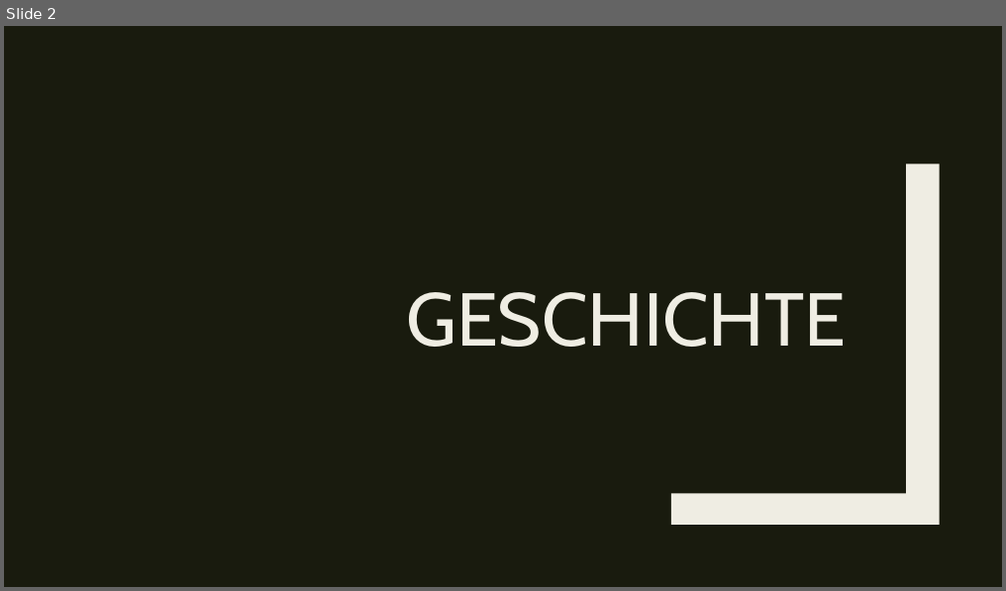
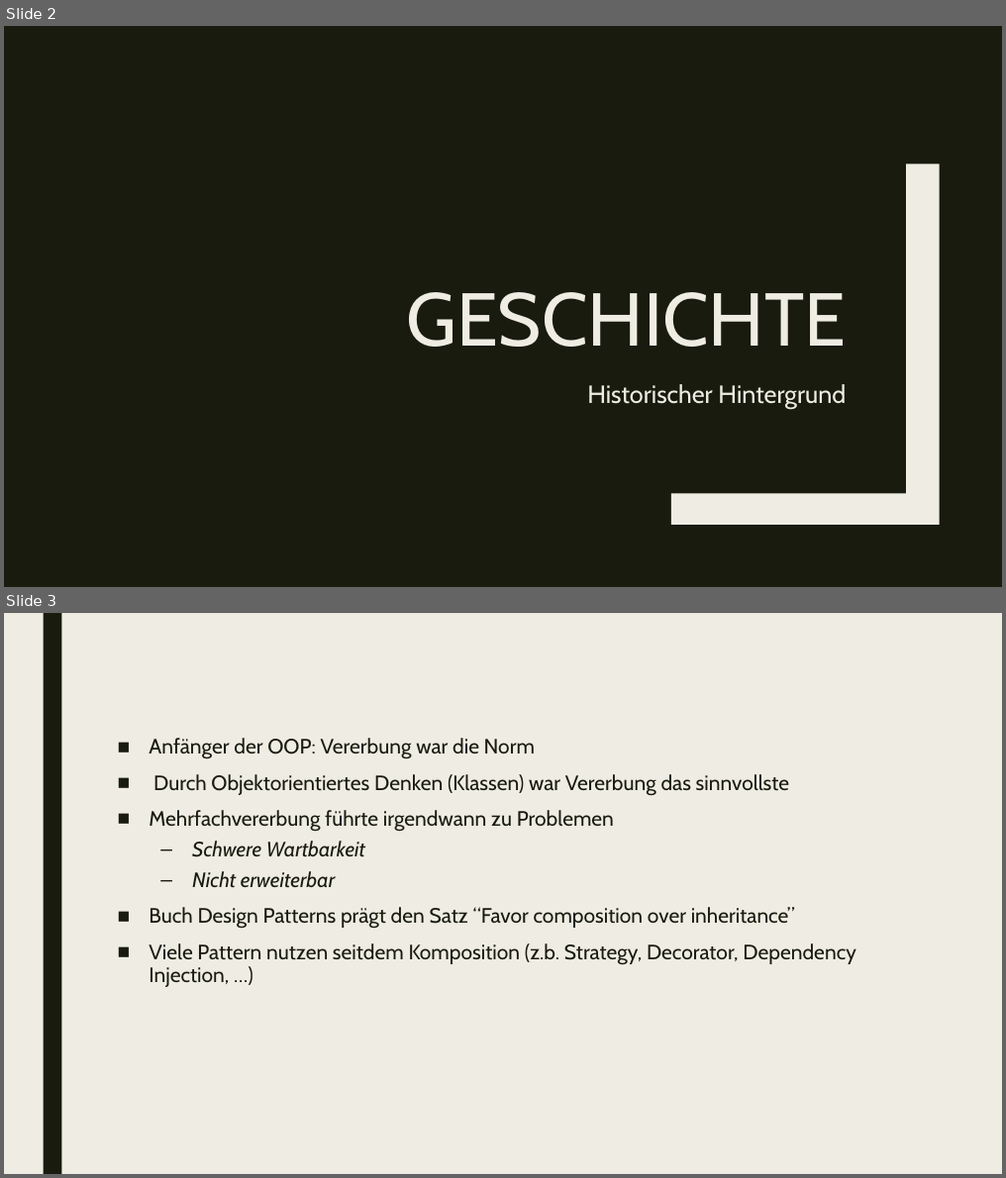
Before and after one commit to WahresDoUFi/Barcamp, a slide deck: composition_over_inheritance.pptx. Shown one above the other, each under a label of ours: slide 2 before the commit, slides 2 and 3 after it. The pictures are 1006x591 and 1006x1178 pixels, drawn with LibreOffice and Linux fonts; fonts in the diff are those of the drawing. Boxes give left, top, right and bottom in pixels: in the first picture for what was removed or moved away, otherwise in the second. Text is boxed around its words. In the diff, an @@ line names an element or a change of style, - is before the commit and + after.

```diff
--- a/composition_over_inheritance.pptx
+++ b/composition_over_inheritance.pptx
@@ slide 3 added at (x1=4, y1=613, x2=1002, y2=1174), background #EFEDE3 @@
@@ rectangle added at (x1=43, y1=613, x2=61, y2=1174), fill #191B0E @@
@@ text added at (x1=149, y1=738, x2=856, y2=987), 20 pt, text #191B0E @@
+■ Anfänger der OOP: Vererbung war die Norm
+■ Durch Objektorientiertes Denken (Klassen) war Vererbung das sinnvollste
+■ Mehrfachvererbung führte irgendwann zu Problemen
+  – Schwere Wartbarkeit
+  – Nicht erweiterbar
+■ Buch Design Patterns prägt den Satz “Favor composition over inheritance”
+■ Viele Pattern nutzen seitdem Komposition (z.b. Strategy, Decorator, Dependency Injection, …)
@@ slide 2 changed as well @@
@@ text added at (x1=587, y1=384, x2=846, y2=409), 24 pt, text #EFEDE3 @@
+Historischer Hintergrund
```
Also in this commit, not shown: 1 other slide changed, 6 other slides added, 1 slide removed.
